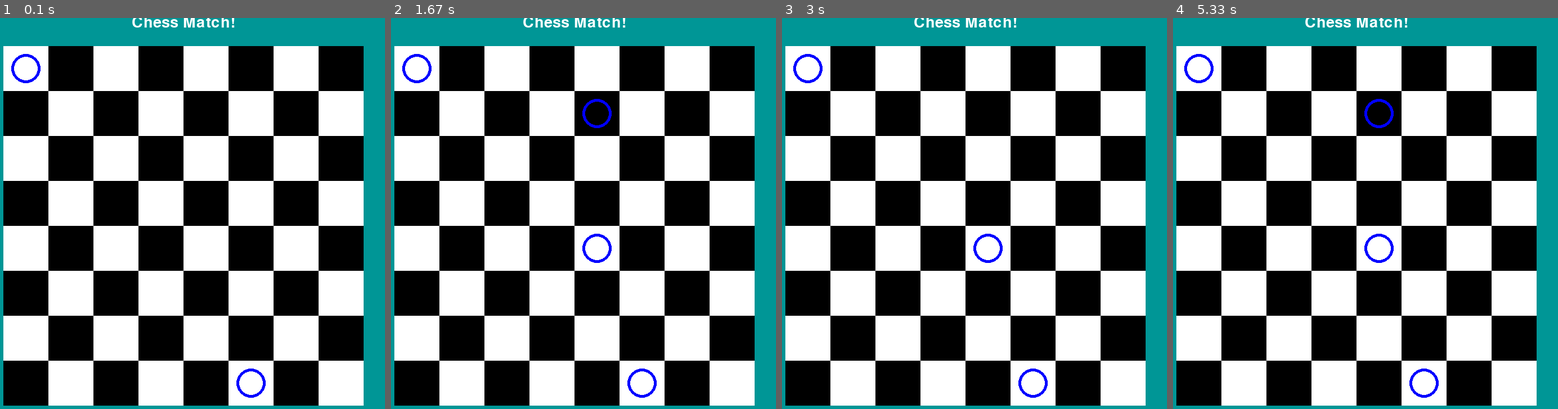
Above: before the commit, frames 1-4 (left to right).
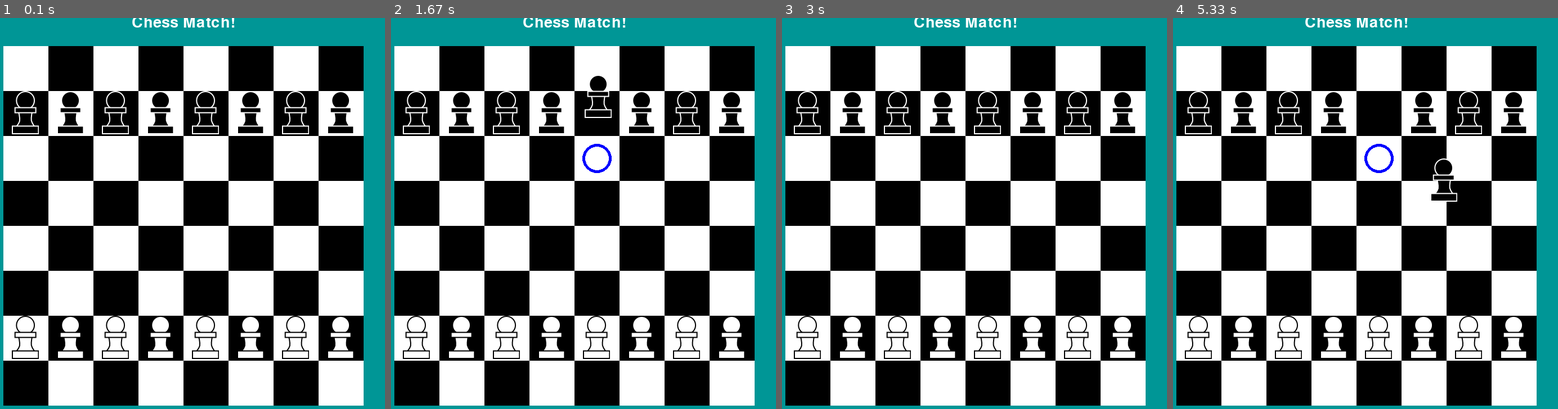
Above: after the commit, the same moments.

Repository: LJPCODESTUDIO/Pygame-Chess
Game: pygame game, started from main.py
Same seed, same stepped clock (60 frames per second), same inputs: the game is played once before the commit and once after it.
Inputs (mouse positions are in pixels of both pictures, inside the frame that each line leads up to):
- Up to frame 1 (0.1 s): no input
- Up to frame 2 (1.67 s): press the mouse at (575, 240) at 0.37 s; move the mouse to (514, 229) at 0.47 s; release the mouse at (452, 217) at 0.6 s; click (760, 354) at 0.72 s; press the mouse at (760, 354) at 1.03 s; move the mouse to (699, 276) at 1.13 s; release the mouse at (637, 201) at 1.27 s; click (598, 96) at 1.38 s
- Up to frame 3 (3 s): press the mouse at (989, 96) at 1.7 s; move the mouse to (1032, 119) at 1.8 s; release the mouse at (1070, 147) at 1.93 s; press the mouse at (989, 96) at 2.03 s; move the mouse to (916, 154) at 2.13 s; release the mouse at (843, 217) at 2.27 s; press the mouse at (989, 96) at 2.37 s; move the mouse to (916, 229) at 2.47 s; release the mouse at (843, 362) at 2.6 s; tap Enter at 2.67 s
- Up to frame 4 (5.33 s): press the mouse at (1380, 96) at 3.03 s; move the mouse to (1388, 190) at 3.13 s; release the mouse at (1400, 279) at 3.27 s; press the mouse at (1380, 96) at 3.37 s; move the mouse to (1319, 186) at 3.47 s; release the mouse at (1253, 276) at 3.6 s; press the mouse at (1380, 96) at 3.7 s; move the mouse to (1284, 111) at 3.8 s; release the mouse at (1192, 127) at 3.93 s; press the mouse at (1380, 96) at 4.03 s; move the mouse to (1357, 131) at 4.13 s; release the mouse at (1338, 162) at 4.27 s; press the mouse at (1380, 96) at 4.37 s; move the mouse to (1300, 92) at 4.47 s; release the mouse at (1215, 88) at 4.6 s; press the mouse at (1380, 96) at 4.7 s; move the mouse to (1438, 143) at 4.8 s; release the mouse at (1500, 190) at 4.93 s; press the mouse at (1380, 96) at 5.03 s; move the mouse to (1411, 139) at 5.13 s; release the mouse at (1442, 182) at 5.27 s

The runs differ from the first frame. In frame 1, 5.2% of the frame differs, in the area x 2-92%, y 9-98%; in frame 2, 5.7%; in frame 3, 5.3%; in frame 4, 5.8%.

Commit message:
Added White Pawn

Diff:
--- a/main.py
+++ b/main.py
@@ -18,6 +18,10 @@
 
 FPS = 60
 
+#Move Dictionaries
+BLACK_MOVES = {"Pawn":[[1, 0]]}
+WHITE_MOVES = {"Pawn":[[-1, 0]]}
+
 #Events
 REPEAT_SOUND = pg.USEREVENT + 1
 
@@ -26,7 +30,7 @@
 SMALL_DEFAULT_FONT = pg.font.SysFont("comicsans", 20)
 
 #Sounds
-SOUNDTRACK = pg.mixer.Sound(os.path.join('Music', 'Jedmester_the_ditty.wav'))
+SOUNDTRACK = pg.mixer.Sound(os.path.join('Music', 'Space Jazz.wav'))
 SOUNDTRACK.set_volume(.5)
 
 #Colours
@@ -36,16 +40,34 @@
 GREEN = (0, 255, 0)
 BLUE = (0, 0, 255)
 
+#Black Unit images
+BLACK_PAWN_IMAGE = pg.image.load(os.path.join("Assets", "Black Pawn.svg"))
+BLACK_PAWN = BLACK_PAWN_IMAGE
+
+#White Unit Images
+WHITE_PAWN_IMAGE = pg.image.load(os.path.join("Assets", "White Pawn.svg"))
+WHITE_PAWN = WHITE_PAWN_IMAGE
+
 #Global Vars
 grid = [
-    ["O", "", "", "", "", "", "", ""],
-    ["", "", "", "", "", "", "", ""],
-    ["", "", "", "", "", "", "", ""],
-    ["", "", "", "", "", "", "", ""],
-    ["", "", "", "", "", "", "", ""],
-    ["", "", "", "", "", "", "", ""],
-    ["", "", "", "", "", "", "", ""],
-    ["", "", "", "", "", "O", "", ""],
+    ["", "", "", "", "", "", "", ""],
+    ["BP", "BP", "BP", "BP", "BP", "BP", "BP", "BP"],
+    ["", "", "", "", "", "", "", ""],
+    ["", "", "", "", "", "", "", ""],
+    ["", "", "", "", "", "", "", ""],
+    ["", "", "", "", "", "", "", ""],
+    ["WP", "WP", "WP", "WP", "WP", "WP", "WP", "WP"],
+    ["", "", "", "", "", "", "", ""],
+]
+old_grid = [
+    ["", "", "", "", "", "", "", ""],
+    ["", "", "", "", "", "", "", ""],
+    ["", "", "", "", "", "", "", ""],
+    ["", "", "", "", "", "", "", ""],
+    ["", "", "", "", "", "", "", ""],
+    ["", "", "", "", "", "", "", ""],
+    ["", "", "", "", "", "", "", ""],
+    ["", "", "", "", "", "", "", ""],
 ]
 grid_x = 0
 grid_y = 0
@@ -57,11 +79,12 @@
     "Mouse Pos: ",
     "Grid Pos: ",
     "Tile: ",
+    "Grabbed: ",
     "Clock: ",
     "Volume: "
 ]
 
-
+#Handle the logic
 def get_tile(x, y, offset_x, offset_y):
     global grid_x
     global grid_y
@@ -81,28 +104,82 @@
 
 def handle_commands():
     global show_debug
+    global grid
     if command == "debug":
         if show_debug:
             show_debug = False
             return
         show_debug = True
+    elif command == "clear":
+        grid = [
+                ["", "", "", "", "", "", "", ""],
+                ["", "", "", "", "", "", "", ""],
+                ["", "", "", "", "", "", "", ""],
+                ["", "", "", "", "", "", "", ""],
+                ["", "", "", "", "", "", "", ""],
+                ["", "", "", "", "", "", "", ""],
+                ["", "", "", "", "", "", "", ""],
+                ["", "", "", "", "", "", "", ""]
+            ]
+    elif command == "fill":
+        grid = [
+                ["BP", "BP", "BP", "BP", "BP", "BP", "BP", "BP"],
+                ["BP", "BP", "BP", "BP", "BP", "BP", "BP", "BP"],
+                ["BP", "BP", "BP", "BP", "BP", "BP", "BP", "BP"],
+                ["BP", "BP", "BP", "BP", "BP", "BP", "BP", "BP"],
+                ["BP", "BP", "BP", "BP", "BP", "BP", "BP", "BP"],
+                ["BP", "BP", "BP", "BP", "BP", "BP", "BP", "BP"],
+                ["WP", "WP", "WP", "WP", "WP", "WP", "WP", "WP"],
+                ["BP", "BP", "BP", "BP", "BP", "BP", "BP", "BP"],
+            ]
     elif "set" in command:
         args = command.split()
         if args[0] == "set_volume":
             SOUNDTRACK.set_volume(float(args[1]))
 
 
-def handle_debugs():
+def handle_debugs(grabbed_unit):
     global debugs
     mouse_pos = pg.mouse.get_pos()
     get_tile(mouse_pos[0], mouse_pos[1], OFFSET_X, OFFSET_Y)
     debugs[0] = "Mouse Pos: " + str(mouse_pos)
     debugs[1] = f"Grid Pos: ({grid_x}, {grid_y})"
     debugs[2] = f"Tile: {tile}"
-    debugs[3] = "Clock: " + str(pg.time.get_ticks())
-    debugs[4] = "Volume: %" + str(SOUNDTRACK.get_volume()*100)
-
-
+    debugs[3] = f"Grabbed: {grabbed_unit}"
+    debugs[4] = "Clock: " + str(pg.time.get_ticks())
+    debugs[5] = "Volume: %" + str(SOUNDTRACK.get_volume()*100)
+
+#Find all the valid locations to move
+def find_pos(grabbed_unit, grabbed_pos):
+   if grabbed_unit == "BP":
+        possible_x = grabbed_pos[1]
+        possible_y = grabbed_pos[0] + BLACK_MOVES["Pawn"][0][0]
+        if possible_y > 7:
+            return
+        if grid[possible_y][possible_x] != "":
+            return
+        grid[possible_y][possible_x] = "O"
+
+#Because it doesn't like removing circles
+def remove_pos(grabbed_unit, grabbed_pos):
+    if grabbed_unit == "BP":
+        possible_x = grabbed_pos[1]
+        possible_y = grabbed_pos[0] + 1
+        if possible_y > 7:
+            return
+        if grid[possible_y][possible_x] != "O":
+            return
+        grid[possible_y][possible_x] = ""
+    if grabbed_unit == "WP":
+        possible_x = grabbed_pos[1]
+        possible_y = grabbed_pos[0] + 1
+        if possible_y > 7:
+            return
+        if grid[possible_y][possible_x] != "O":
+            return
+        grid[possible_y][possible_x] = ""
+
+#Draw the screen
 def draw_debug():
     y = -5
     for debug in debugs:
@@ -116,11 +193,17 @@
     SCREEN.blit(text, (10, HEIGHT - text.get_height() - 5))
 
 
-def draw_screen(grid_size, cell_size):
+def draw_screen(grid_size, cell_size, grabbed_unit):
     SCREEN.fill((0, 150, 150))
     draw_board(OFFSET_X, OFFSET_Y, grid_size, cell_size)
     title = NORMAL_DEFAULT_FONT.render("Chess Match!", 1, WHITE)
     SCREEN.blit(title, (WIDTH//2 - title.get_width()//2, -5))
+    if grabbed_unit != "":
+        mouse_pos = pg.mouse.get_pos()
+        if grabbed_unit == "BP":
+            SCREEN.blit(BLACK_PAWN, (mouse_pos[0]-(cell_size//2)+15, mouse_pos[1]-(cell_size//2)))
+        elif grabbed_unit == "WP":
+            SCREEN.blit(WHITE_PAWN, (mouse_pos[0]-(cell_size//2)+15, mouse_pos[1]-(cell_size//2)))
     if show_debug:
         draw_debug()
     draw_console()
@@ -137,6 +220,10 @@
             pg.draw.rect(SCREEN, colour, cell)
             if grid[cell_y][cell_x] == "O":
                 pg.draw.circle(SCREEN, BLUE, (move_x + (cell_size//2), move_y + (cell_size//2)), cell_size//3, 5)
+            elif grid[cell_y][cell_x] == "BP":
+                SCREEN.blit(BLACK_PAWN, (move_x+15, move_y))
+            elif grid[cell_y][cell_x] == "WP":
+                SCREEN.blit(WHITE_PAWN, (move_x+15, move_y))
             move_x += cell_size
             if colour == WHITE:
                 colour = BLACK
@@ -150,12 +237,16 @@
 
 
 def main():
-    pg.time.set_timer(REPEAT_SOUND, 139800)
+    pg.time.set_timer(REPEAT_SOUND, int(SOUNDTRACK.get_length() * 1000))
     clock = pg.time.Clock()
     run = True
     console = True
+    grabbed_unit = ""
+    grabbed_pos = [0, 0]
     global console_text
     global command
+    global grid
+    global old_grid
     SOUNDTRACK.play()
     while run:
         clock.tick(FPS)
@@ -172,10 +263,21 @@
                 if mouse[0]:
                     mouse_pos = pg.mouse.get_pos()
                     get_tile(mouse_pos[0], mouse_pos[1], OFFSET_X, OFFSET_Y)
-                    if grid[grid_y][grid_x] == "":
-                       grid[grid_y][grid_x] = "O"
-                    elif grid[grid_y][grid_x]:
+                    if grabbed_unit == "":
+                        old_grid[grid_y][grid_x] = grid[grid_y][grid_x]
+                        grabbed_unit = grid[grid_y][grid_x]
+                        grabbed_pos[0] = grid_y
+                        grabbed_pos[1] = grid_x
+                        find_pos(grabbed_unit, grabbed_pos)
                         grid[grid_y][grid_x] = ""
+                    else:
+                        if grid[grid_y][grid_x] == "O":
+                            grid[grid_y][grid_x] = grabbed_unit
+                            grabbed_unit = ""
+                        else:
+                            grid[grabbed_pos[0]][grabbed_pos[1]] = old_grid[grabbed_pos[0]][grabbed_pos[1]]
+                            remove_pos(grabbed_unit, grabbed_pos)
+                            grabbed_unit = ""
 
             if event.type == pg.KEYDOWN:
                 if console:
@@ -198,9 +300,9 @@
                         console_text = '>' + command
 
         if show_debug:
-            handle_debugs()
-
-        draw_screen(GRID_SIZE, CELL_SIZE)
+            handle_debugs(grabbed_unit)
+
+        draw_screen(GRID_SIZE, CELL_SIZE, grabbed_unit)
 
     main()
 
Not shown, added: Assets/Black Pawn.svg
Not shown, added: Assets/White Pawn.svg
Not shown, added: Music/Space Jazz.wav
